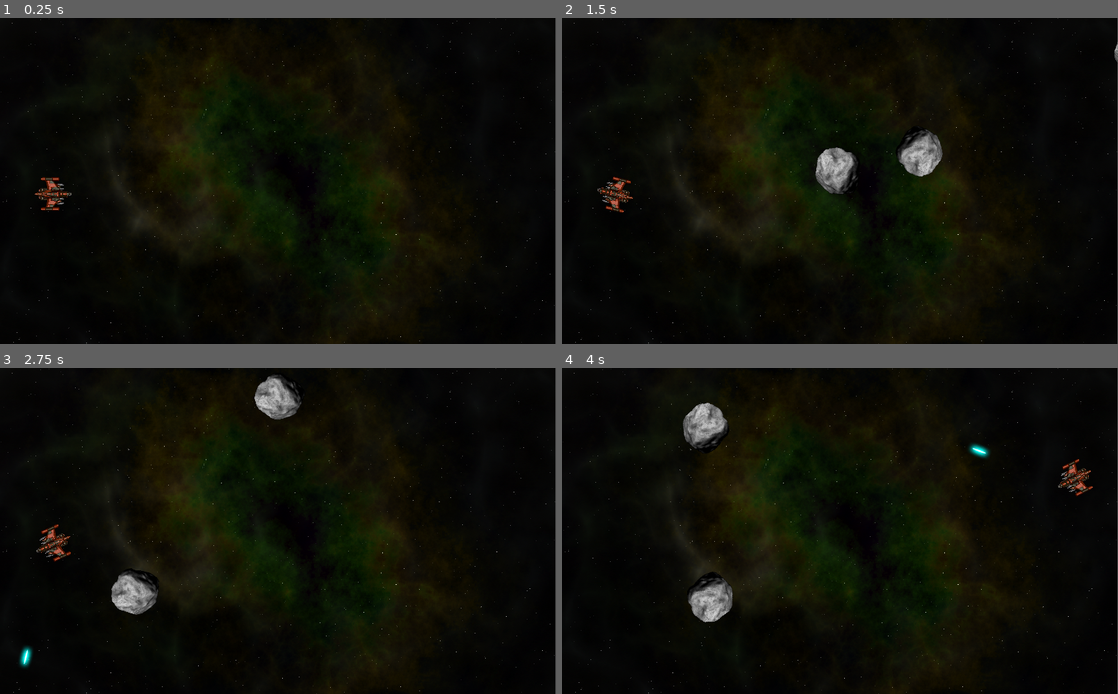
Above: before the commit, frames 1-4 (two rows, left to right).
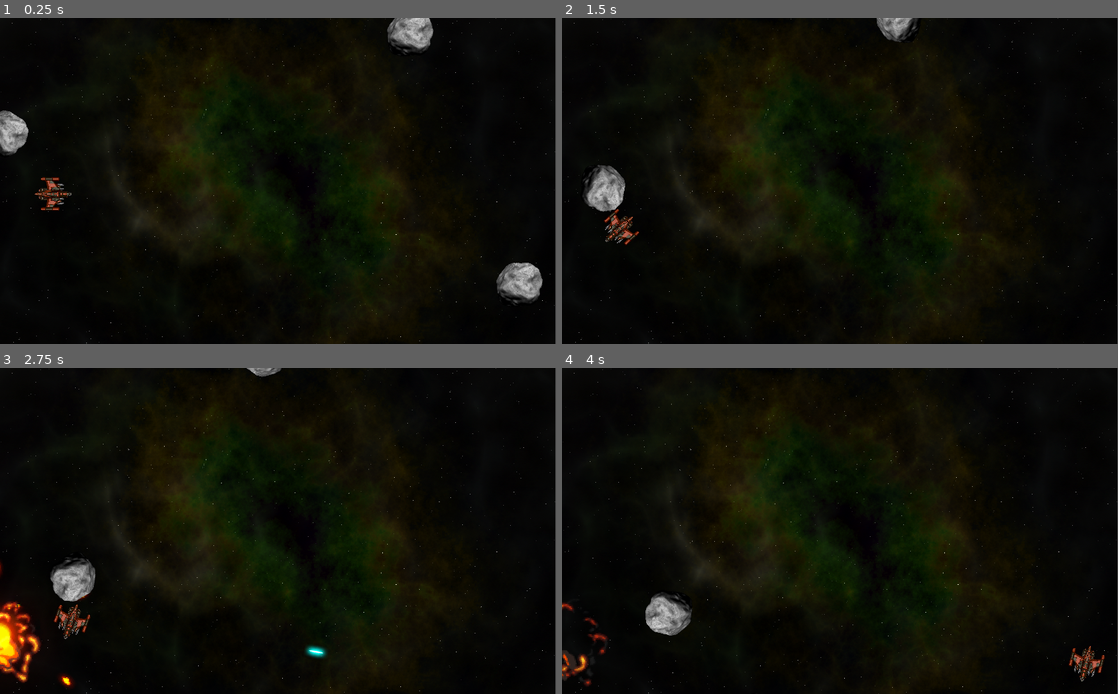
Above: after the commit, the same moments.

Repository: ivoshet/start-sheep
Game: Godot game, scene res://Main/Main.tscn
Same seed, same stepped clock (60 frames per second), same inputs: the game is played once before the commit and once after it.
Inputs:
- Up to frame 1 (0.25 s): no input
- Up to frame 2 (1.5 s): hold Right (rotate_right) 0.53-1.28 s; hold Space (shoot) 0.53-1.28 s; hold Left (rotate_left) from 1.28 s (still down); tap Space (shoot) at 1.35 s
- Up to frame 3 (2.75 s): release Left (rotate_left) at 2.03 s; hold Right (rotate_right) from 2.03 s (still down); hold Space (shoot) from 2.03 s (still down)
- Up to frame 4 (4 s): release Right (rotate_right) at 2.78 s; release Space (shoot) at 2.78 s; hold Up (thrust) 2.78-3.53 s; tap Space (shoot) at 2.85 s; hold Left (rotate_left) from 3.53 s (still down); hold Space (shoot) from 3.53 s (still down)

The runs differ from the first frame. In frame 1, 2.0% of the frame differs, in the area x 0-98%, y 0-89%; in frame 2, 3.2%; in frame 3, 4.8%, in the area x 0-59%, y 0-99%; in frame 4, 3.7%.

Commit message:
fixed bug with explosion in other seat but not in rock

Diff:
--- a/Bullet/Bullet.gd
+++ b/Bullet/Bullet.gd
@@ -3,6 +3,8 @@
 
 export (int) var speed
 var velocity = Vector2()
+var layers
+var size
 
 func start(pos, dir):
 	position = pos
@@ -19,5 +21,6 @@
 #	уведомление о попадании
 func _on_Bullet_body_entered(body):
 	if body.is_in_group('rocks'):
+		print('Bullet._on_Bullet_body_entered')
 		body.explode()
 		queue_free()
--- a/Main/Main.gd
+++ b/Main/Main.gd
@@ -8,9 +8,11 @@
 	randomize()
 	screensize = get_viewport().get_visible_rect().size
 	$Player.screensize = screensize
+#	появляются 3 метеорита
 	for i in range(3):
 		spawn_rock(3)
 
+#	появляются метеориты
 func spawn_rock(size, pos=null, vel=null):
 	if !pos:
 		$RockPath/RockSpawn.set_offset(randi())
@@ -22,7 +24,7 @@
 	r.start(pos, vel, size)
 	$Rocks.add_child(r)
 
-
+#	появляются выстрелы
 func _on_Player_shoot(bullet, pos, dir):
 	var b = bullet.instance()
 	b.start(pos, dir)
--- a/Main/Main.tscn
+++ b/Main/Main.tscn
@@ -7,7 +7,7 @@
 
 [sub_resource type="Curve2D" id=1]
 _data = {
-"points": PoolVector2Array( 0, 0, 0, 0, 0, 8, 0, 0, 0, 0, 1024, 8, 0, 0, 0, 0, 1024, 592, 0, 0, 0, 0, 0, 592 )
+"points": PoolVector2Array( 0, 0, 0, 0, 935.704, 33.9556, 0, 0, 0, 0, 920.988, 599.644, 0, 0, 0, 0, -6.12345, 599.644, 0, 0, 0, 0, -6.12345, 33.9556, 0, 0, 0, 0, 935.704, 33.9556 )
 }
 
 [node name="Main" type="Node"]
@@ -23,11 +23,13 @@
 position = Vector2( 98, 324 )
 
 [node name="RockPath" type="Path2D" parent="."]
+position = Vector2( 14.6577, -27.5349 )
+scale = Vector2( 1.08725, 1.04651 )
 curve = SubResource( 1 )
 
 [node name="RockSpawn" type="PathFollow2D" parent="RockPath"]
-position = Vector2( 0, 8 )
-rotation = -2.43056e-07
+position = Vector2( 935.704, 33.9556 )
+rotation = 1.5968
 
 [node name="Rocks" type="Node" parent="."]
 
--- a/Rock/Rock.gd
+++ b/Rock/Rock.gd
@@ -5,19 +5,32 @@
 var size : int
 var radius : int
 var scale_factor : float = 0.2
+signal exploded
 
 func start(pos, vel, _size):
+#	встроенный параметр объекта
 	position = pos
 	size = _size
 	mass = 1.5 * size
+#	ставим размер спрайта
 	$Sprite.scale = Vector2(1,1) * scale_factor * size
+#	получаем размер спрайта
 	radius = int($Sprite.texture.get_size().x/2 * scale_factor * size)
+#	выбираем тип шейпа
 	var shape = CircleShape2D.new()
+#	задаем радиус шейпа
+#	print("Rock.start()")
 	shape.radius =radius
+#	установливаем CollisionShape тип шейпа
 	$CollisionShape2D.shape = shape
+#	присваеваем значения встроенным параметрам линейного движения и угла
 	linear_velocity = vel
 	angular_velocity = rand_range(-1.5, 1.5)
+#	добавляем взрыв
+	$Explosion.scale = Vector2(0.75, 0.75) * size
 
+#
+#	задаем способность появляться с другой стороны экрана
 func _integrate_forces(physics_state):
 	var xform = physics_state.get_transform()
 	if xform.origin.x > screensize.x + radius:
@@ -29,3 +42,15 @@
 	if xform.origin.y < 0 - radius:
 		xform.origin.y = screensize.y + radius
 	physics_state.set_transform(xform)
+
+func explode():
+	layers = 0
+	$Sprite.hide()
+	$Explosion/AnimationPlayer.play("explosion")
+	emit_signal("exploded", size, radius, position, linear_velocity)
+	linear_velocity = Vector2()
+	angular_velocity = 0
+
+#	убираем анимацию после завершения
+func _on_AnimationPlayer_animation_finished(anim_name):
+	queue_free()
--- a/Rock/Rock.tscn
+++ b/Rock/Rock.tscn
@@ -1,9 +1,10 @@
-[gd_scene load_steps=3 format=2]
+[gd_scene load_steps=4 format=2]
 
 [ext_resource path="res://Rock/Rock.gd" type="Script" id=1]
 [ext_resource path="res://assets/rock.png" type="Texture" id=2]
+[ext_resource path="res://explosion/Explosion.tscn" type="PackedScene" id=3]
 
-[node name="Rock" type="RigidBody2D"]
+[node name="Rock" type="RigidBody2D" groups=["rocks"]]
 linear_damp = 0.0
 angular_damp = 0.0
 script = ExtResource( 1 )
@@ -12,7 +13,12 @@
 }
 
 [node name="Sprite" type="Sprite" parent="."]
-position = Vector2( 298, 175 )
 texture = ExtResource( 2 )
 
 [node name="CollisionShape2D" type="CollisionShape2D" parent="."]
+
+[node name="Explosion" parent="." instance=ExtResource( 3 )]
+
+[connection signal="animation_finished" from="Explosion/AnimationPlayer" to="." method="_on_AnimationPlayer_animation_finished"]
+
+[editable path="Explosion"]
--- /dev/null
+++ b/explosion/Explosion.tscn
@@ -0,0 +1,46 @@
+[gd_scene load_steps=4 format=2]
+
+[ext_resource path="res://assets/explosion 3.png" type="Texture" id=1]
+
+[sub_resource type="Animation" id=1]
+length = 0.001
+tracks/0/type = "value"
+tracks/0/path = NodePath(".:frame")
+tracks/0/interp = 1
+tracks/0/loop_wrap = true
+tracks/0/imported = false
+tracks/0/enabled = true
+tracks/0/keys = {
+"times": PoolRealArray( 0 ),
+"transitions": PoolRealArray( 1 ),
+"update": 0,
+"values": [ 1 ]
+}
+
+[sub_resource type="Animation" id=2]
+resource_name = "explosion"
+length = 65.0
+step = 1.0
+tracks/0/type = "value"
+tracks/0/path = NodePath(".:frame")
+tracks/0/interp = 1
+tracks/0/loop_wrap = true
+tracks/0/imported = false
+tracks/0/enabled = true
+tracks/0/keys = {
+"times": PoolRealArray( 0, 1, 2, 3, 4, 5, 6, 7, 8, 9, 10, 11, 12, 13, 14, 15, 16, 17, 18, 19, 20, 21, 22, 23, 24, 25, 26, 27, 28, 29, 30, 31, 32, 33, 34, 35, 36, 37, 38, 39, 40, 41, 42, 43, 44, 45, 46, 47, 48, 49, 50, 51, 52, 53, 54, 55, 56, 57, 58, 59, 60, 61 ),
+"transitions": PoolRealArray( 1, 1, 1, 1, 1, 1, 1, 1, 1, 1, 1, 1, 1, 1, 1, 1, 1, 1, 1, 1, 1, 1, 1, 1, 1, 1, 1, 1, 1, 1, 1, 1, 1, 1, 1, 1, 1, 1, 1, 1, 1, 1, 1, 1, 1, 1, 1, 1, 1, 1, 1, 1, 1, 1, 1, 1, 1, 1, 1, 1, 1, 1 ),
+"update": 1,
+"values": [ 0, 1, 2, 3, 4, 5, 6, 7, 8, 9, 10, 11, 12, 13, 14, 15, 16, 17, 18, 19, 20, 21, 22, 23, 24, 25, 26, 27, 28, 29, 30, 31, 32, 33, 34, 35, 36, 37, 38, 39, 40, 41, 42, 43, 44, 45, 46, 47, 48, 49, 50, 51, 52, 53, 54, 55, 56, 57, 58, 59, 60, 61 ]
+}
+
+[node name="Explosion" type="Sprite"]
+texture = ExtResource( 1 )
+hframes = 8
+vframes = 8
+frame = 1
+
+[node name="AnimationPlayer" type="AnimationPlayer" parent="."]
+playback_speed = 20.0
+anims/RESET = SubResource( 1 )
+anims/explosion = SubResource( 2 )
